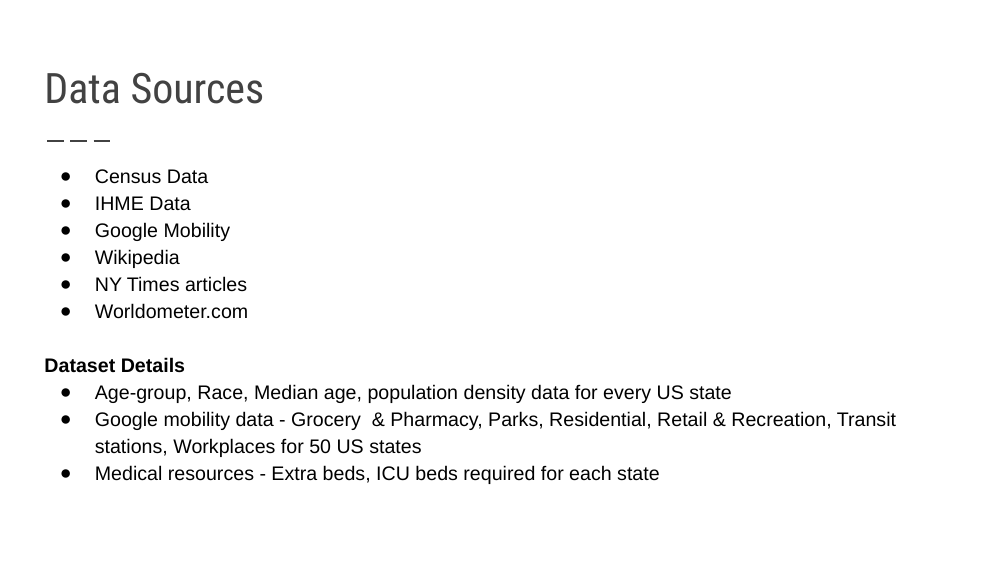
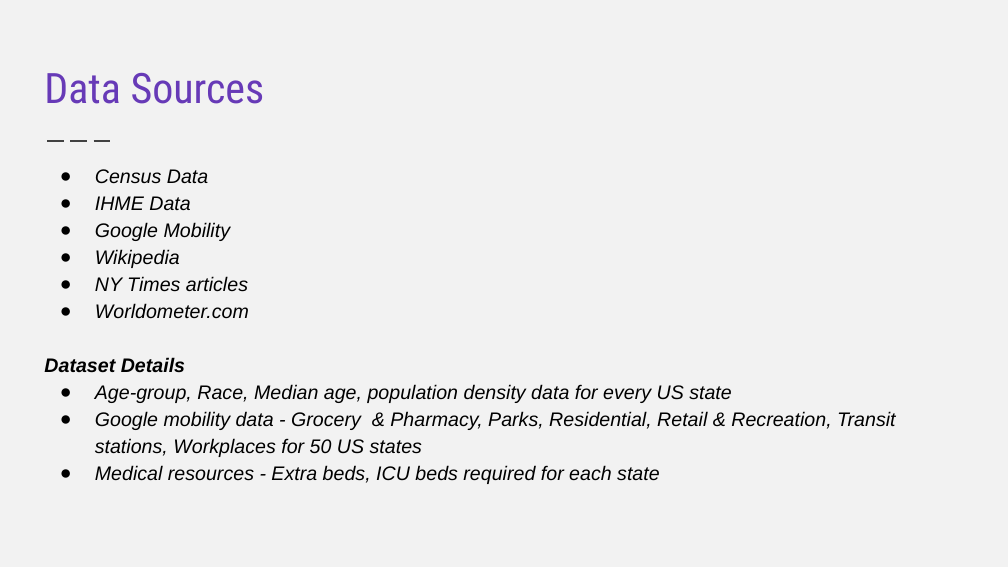
Before and after one commit to VardhiniM/COVID-19-Hackathon, a slide deck: slide 4 of Order of Phoenix.pptx. Drawn at 1008x567 pixels with LibreOffice and Linux fonts; fonts in the diff are those of the drawing. Boxes give left, top, right and bottom in pixels: in the first picture for what was removed or moved away, otherwise in the second. Text is boxed around its words. In the diff, an @@ line names an element or a change of style, - is before the commit and + after.

```diff
--- a/Order of Phoenix.pptx
+++ b/Order of Phoenix.pptx
@@ background #FFFFFF to #F2F2F2 @@
@@ title "Data Sources" at box(44, 72, 265, 104): text colour #424242 to #673AB7 @@
@@ text "Census Data" at box(44, 169, 896, 484): italic on @@
```
Also in this commit, not shown: 10 other slides changed, 1 slide added, 2 slides removed.
